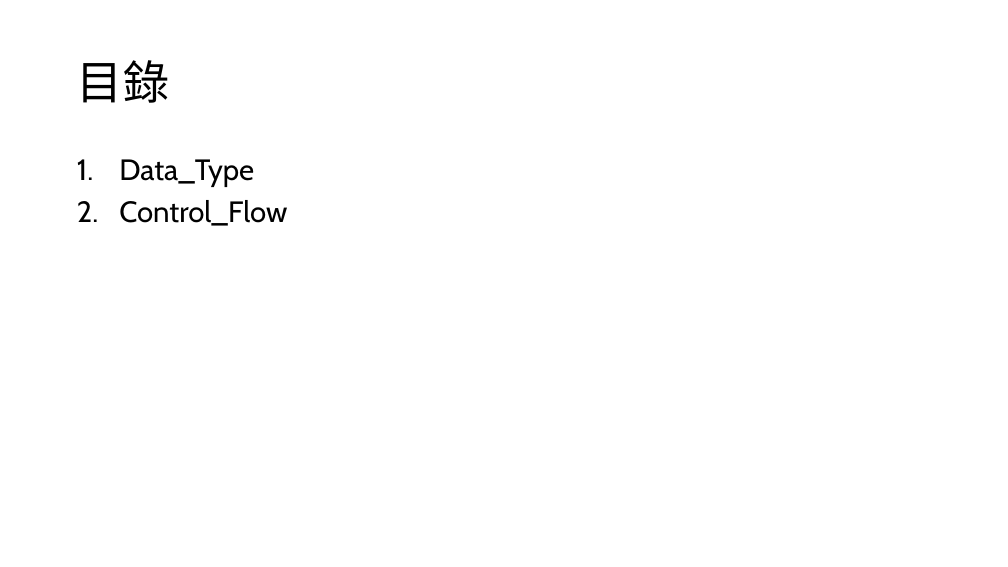
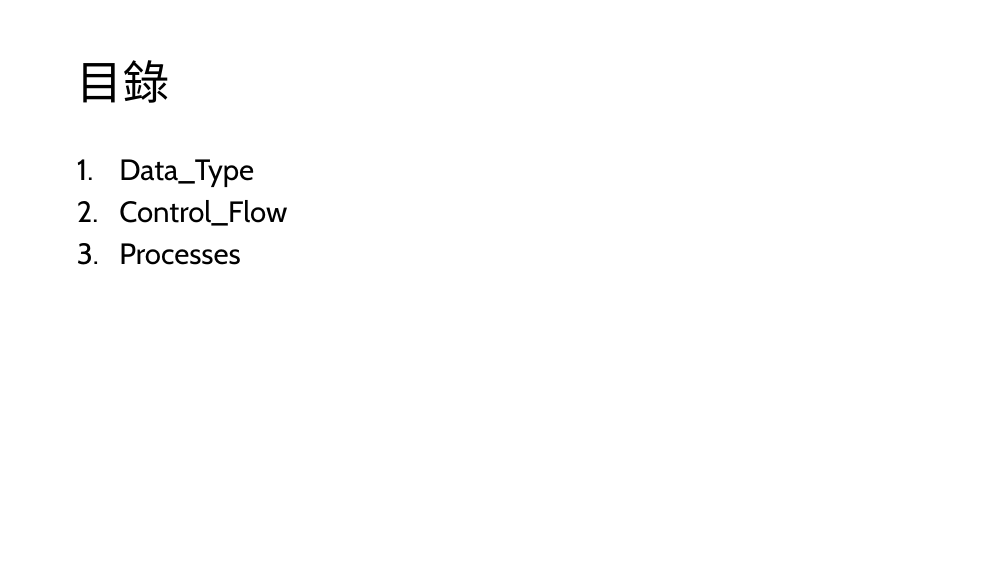
Before and after one commit to s9001055/DV_learning, a slide deck: slide 2 of SystemVerilog_語法學習.pptx. Drawn at 1008x567 pixels with LibreOffice and Linux fonts; fonts in the diff are those of the drawing. Boxes give left, top, right and bottom in pixels: in the first picture for what was removed or moved away, otherwise in the second. Text is boxed around its words. In the diff, an @@ line names an element or a change of style, - is before the commit and + after.

Commit message:
Modify: SystemVerilog_語法學習.pptx 1. add Processes slide

```diff
--- a/SystemVerilog_語法學習.pptx
+++ b/SystemVerilog_語法學習.pptx
@@ text at [119, 243, 240, 265]: paragraph added @@
+3. Processes
```
Also in this commit, not shown: 3 slides added.
